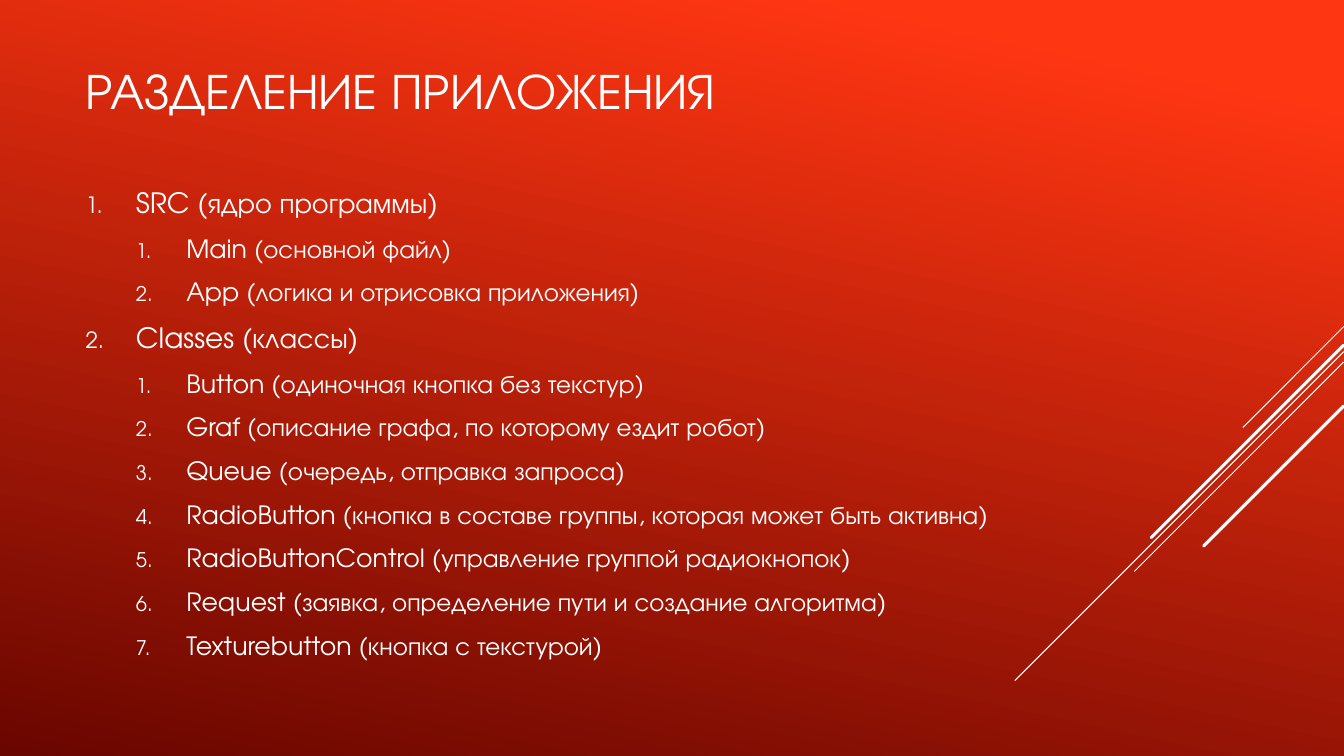
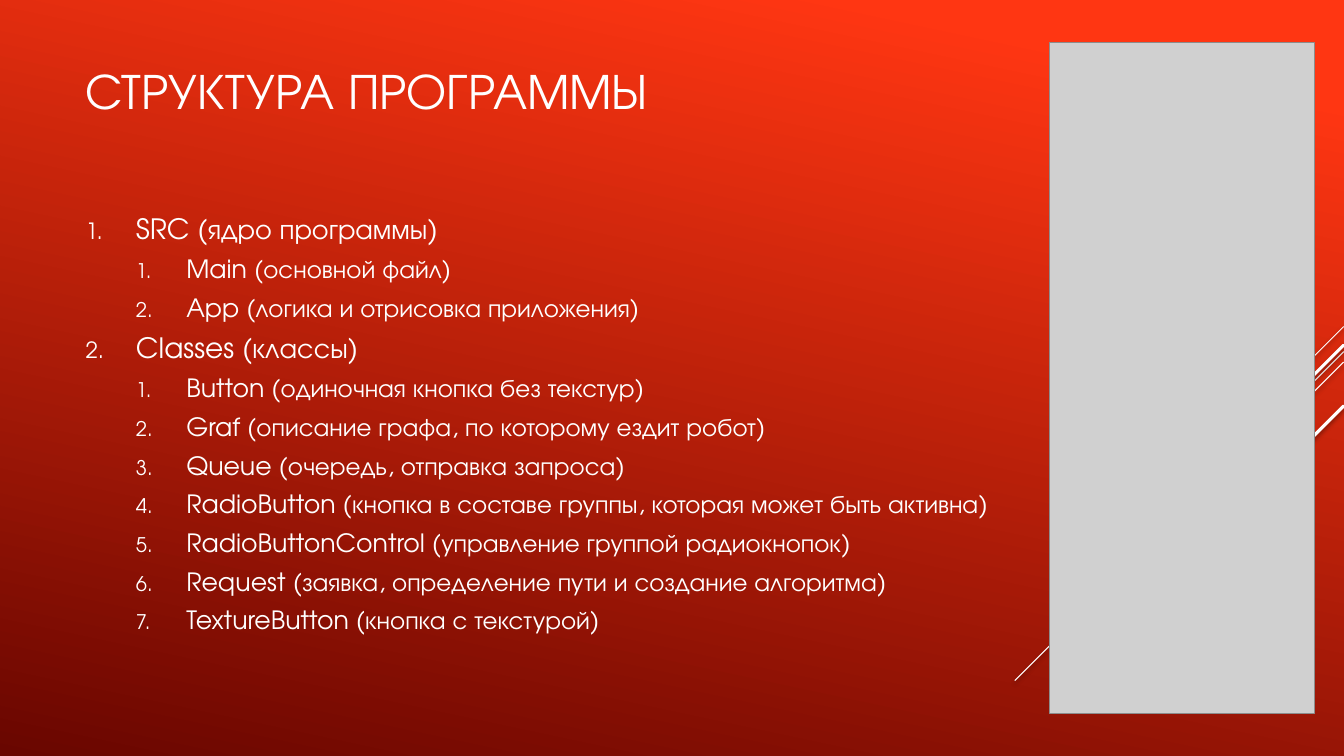
Before and after one commit to TransoChel/ProjectRobotLogistic, a slide deck: slide 7 of Проект «Робот-логист».pptx. Drawn at 1344x756 pixels with LibreOffice and Linux fonts; fonts in the diff are those of the drawing; grey boxes stand for pictures. Boxes give left, top, right and bottom in pixels: in the first picture for what was removed or moved away, otherwise in the second. Text is boxed around its words. In the diff, an @@ line names an element or a change of style, - is before the commit and + after.

```diff
--- a/Проект «Робот-логист».pptx
+++ b/Проект «Робот-логист».pptx
@@ picture added at [1050, 43, 1315, 714] @@
@@ title at [86, 74, 648, 110]: text changed @@
-РАЗДЕЛЕНИЕ ПРИЛОЖЕНИЯ
+СТРУКТУРА ПРОГРАММЫ
@@ text at [136, 218, 978, 596]: less space between paragraphs @@
@@ text at [186, 610, 590, 634]: text changed @@
-  7. Texturebutton (кнопка с текстурой)
+  7. TextureButton (кнопка с текстурой)
```
Also in this commit, not shown: 9 other slides changed, 5 slides added.
